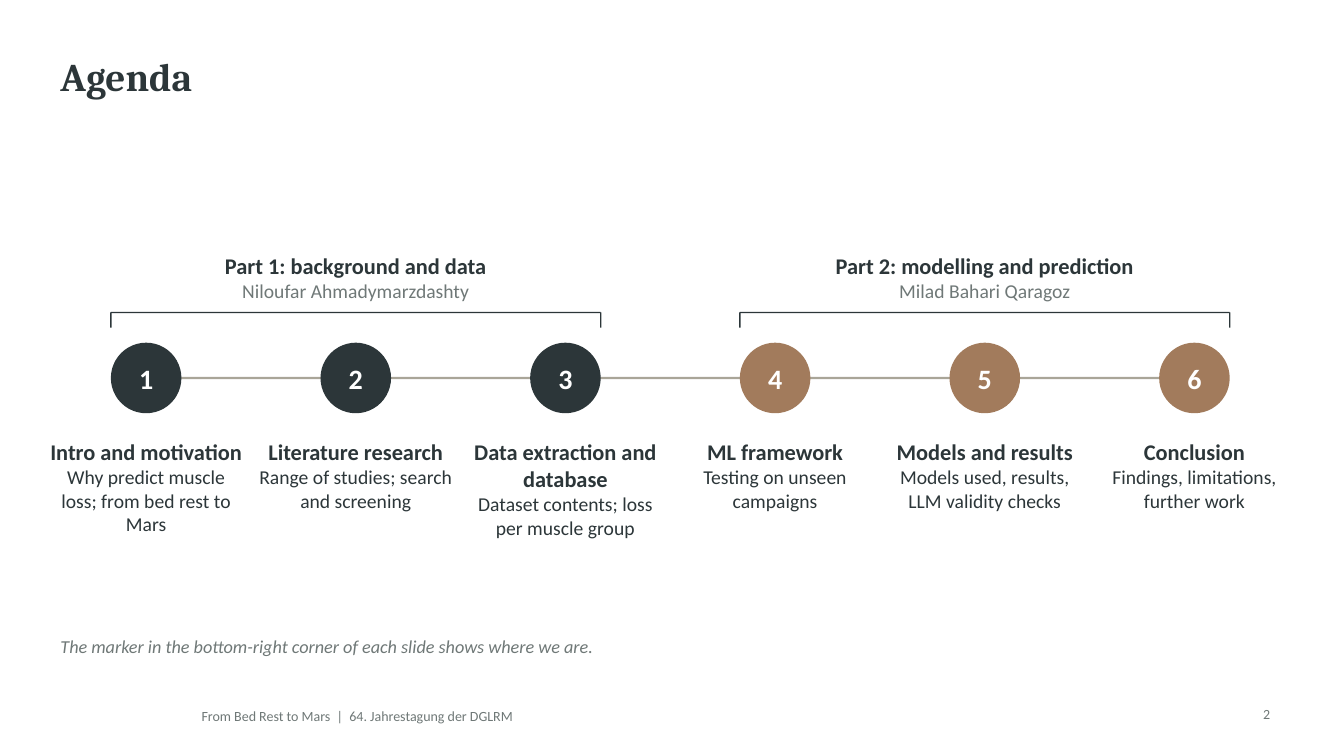
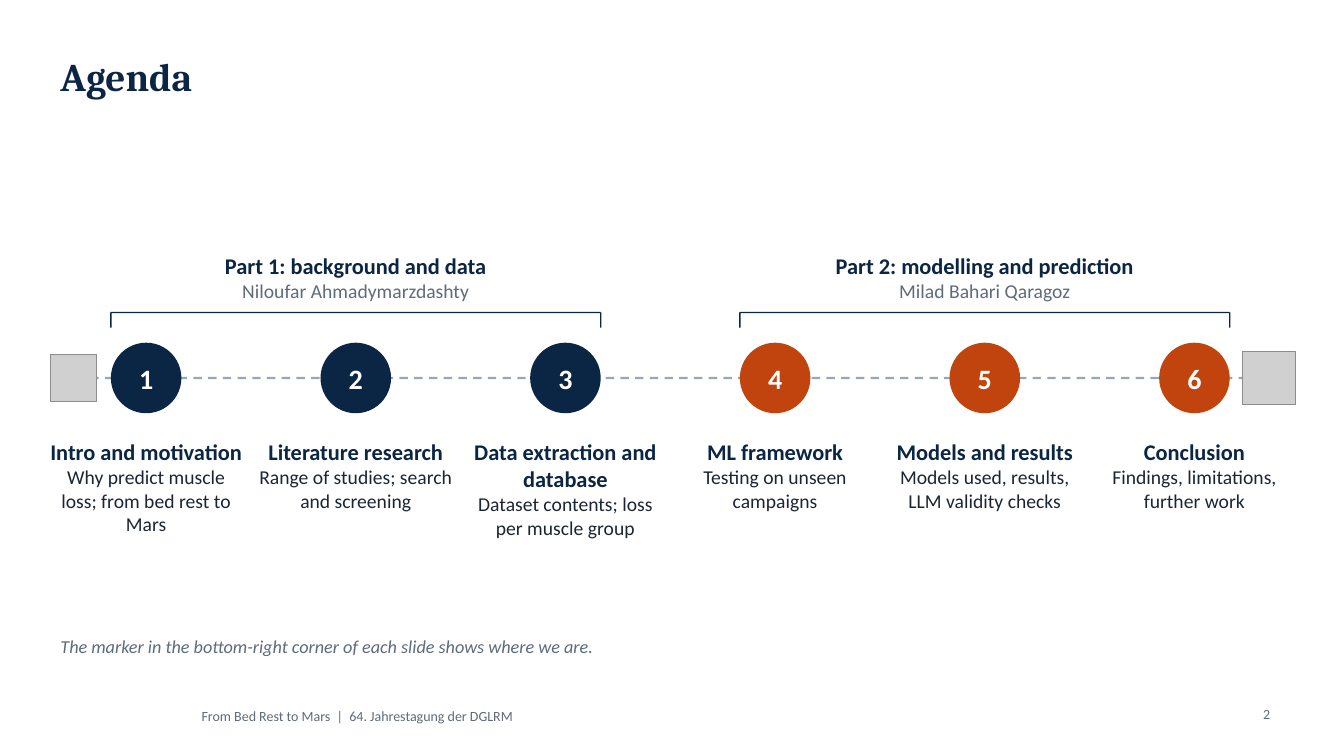
Before and after one commit to MiladBahariQaragoz/BedrestToMars, a slide deck: slide 2 of presentation/bed-rest-to-mars-talk.pptx. Drawn at 1344x756 pixels with LibreOffice and Linux fonts; fonts in the diff are those of the drawing; grey boxes stand for pictures; background and template pictures are left out. Boxes give left, top, right and bottom in pixels: in the first picture for what was removed or moved away, otherwise in the second. Text is boxed around its words. In the diff, an @@ line names an element or a change of style, - is before the commit and + after.

```diff
--- a/presentation/bed-rest-to-mars-talk.pptx
+++ b/presentation/bed-rest-to-mars-talk.pptx
@@ title "Agenda" at bbox=[60, 63, 192, 100]: text colour #2C3639 to #0B2545 @@
@@ text "Part 1: background and data" at bbox=[225, 258, 486, 301]: text colour #2C3639 to #0B2545 in "Part 1: background and data"; text colour #6F7877 to #5D6B7B in "Niloufar Ahmadymarzdashty" @@
@@ text "Part 2: modelling and prediction" at bbox=[836, 258, 1134, 302]: text colour #2C3639 to #0B2545 in "Part 2: modelling and prediction"; text colour #6F7877 to #5D6B7B in "Milad Bahari Qaragoz" @@
@@ line (111, 313) - (111, 328): stroke #2C3639 1 pt to #0B2545 1 pt @@
@@ line (111, 313) - (601, 313): stroke #2C3639 1 pt to #0B2545 1 pt @@
@@ line (601, 313) - (601, 328): stroke #2C3639 1 pt to #0B2545 1 pt @@
@@ line (740, 313) - (1230, 313): stroke #2C3639 1 pt to #0B2545 1 pt @@
@@ line (740, 313) - (740, 328): stroke #2C3639 1 pt to #0B2545 1 pt @@
@@ line (1230, 313) - (1230, 328): stroke #2C3639 1 pt to #0B2545 1 pt @@
@@ picture added at bbox=[50, 355, 97, 401] @@
@@ fill #2C3639 to #0B2545 in 3 elements at bbox=[111, 343, 181, 413], bbox=[321, 343, 391, 413], bbox=[530, 343, 601, 413] @@
@@ fill #A27B5C to #C1440E in 3 elements at bbox=[740, 343, 811, 413], bbox=[950, 343, 1020, 413], bbox=[1159, 343, 1230, 413] @@
@@ picture added at bbox=[1243, 352, 1296, 404] @@
@@ line moved from (146, 378) - (1195, 378) to (76, 378) - (1265, 378) @@
@@ line (76, 378) - (1265, 378): stroke #A9A598 1.5 pt to #98A6B5 1.5 pt dashed @@
@@ text "Intro and motivation" at bbox=[50, 444, 241, 531]: text colour #2C3639 to #0B2545 in "Intro and motivation"; text colour #2C3639 to #1B2533 in "Why predict muscle loss; from bed rest ..." @@
@@ text "Literature research" at bbox=[259, 444, 452, 512]: text colour #2C3639 to #0B2545 in "Literature research"; text colour #2C3639 to #1B2533 in "Range of studies; search and screening" @@
@@ text "Data extraction and database" at bbox=[474, 444, 656, 539]: text colour #2C3639 to #0B2545 in "Data extraction and database"; text colour #2C3639 to #1B2533 in "Dataset contents; loss per muscle group" @@
@@ text "ML framework" at bbox=[703, 444, 846, 512]: text colour #2C3639 to #0B2545 in "ML framework"; text colour #2C3639 to #1B2533 in "Testing on unseen campaigns" @@
@@ text "Models and results" at bbox=[897, 444, 1073, 511]: text colour #2C3639 to #0B2545 in "Models and results"; text colour #2C3639 to #1B2533 in "Models used, results, LLM validity checks" @@
@@ text "Conclusion" at bbox=[1112, 444, 1276, 508]: text colour #2C3639 to #0B2545 in "Conclusion"; text colour #2C3639 to #1B2533 in "Findings, limitations, further work" @@
@@ text colour #6F7877 to #5D6B7B in 3 elements at bbox=[202, 711, 513, 724], bbox=[60, 640, 593, 656], bbox=[1263, 710, 1270, 719] @@
```
Also in this commit, not shown: 17 other slides changed, 17 other files.
